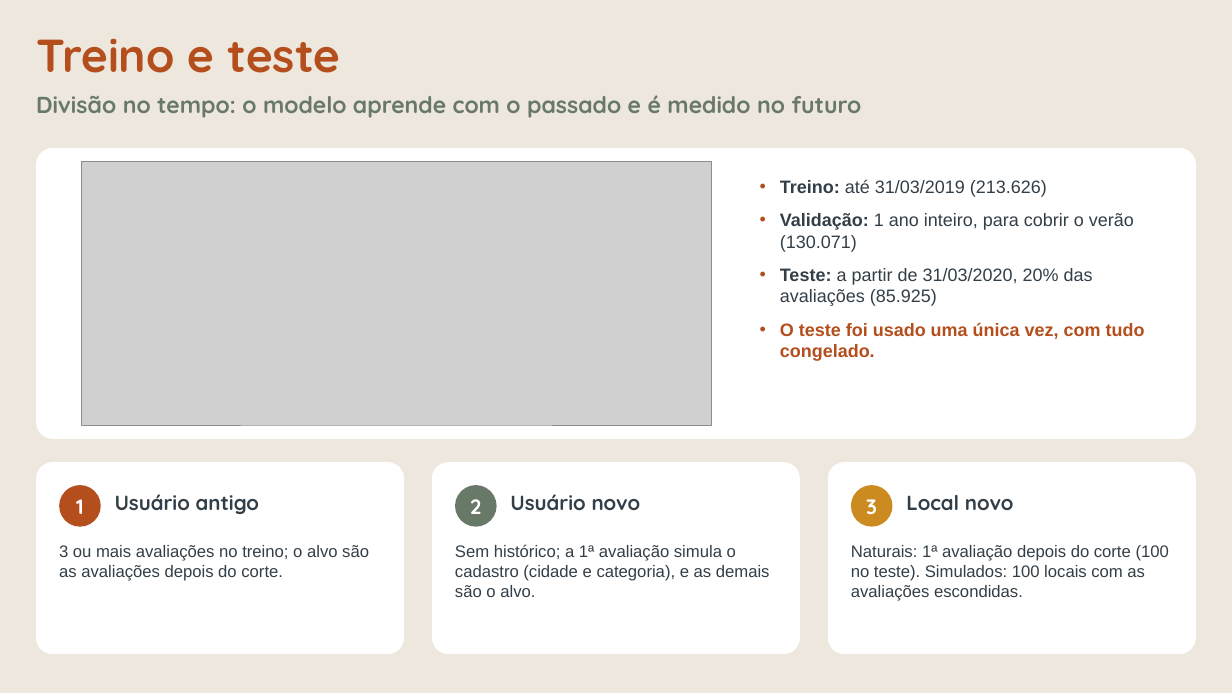
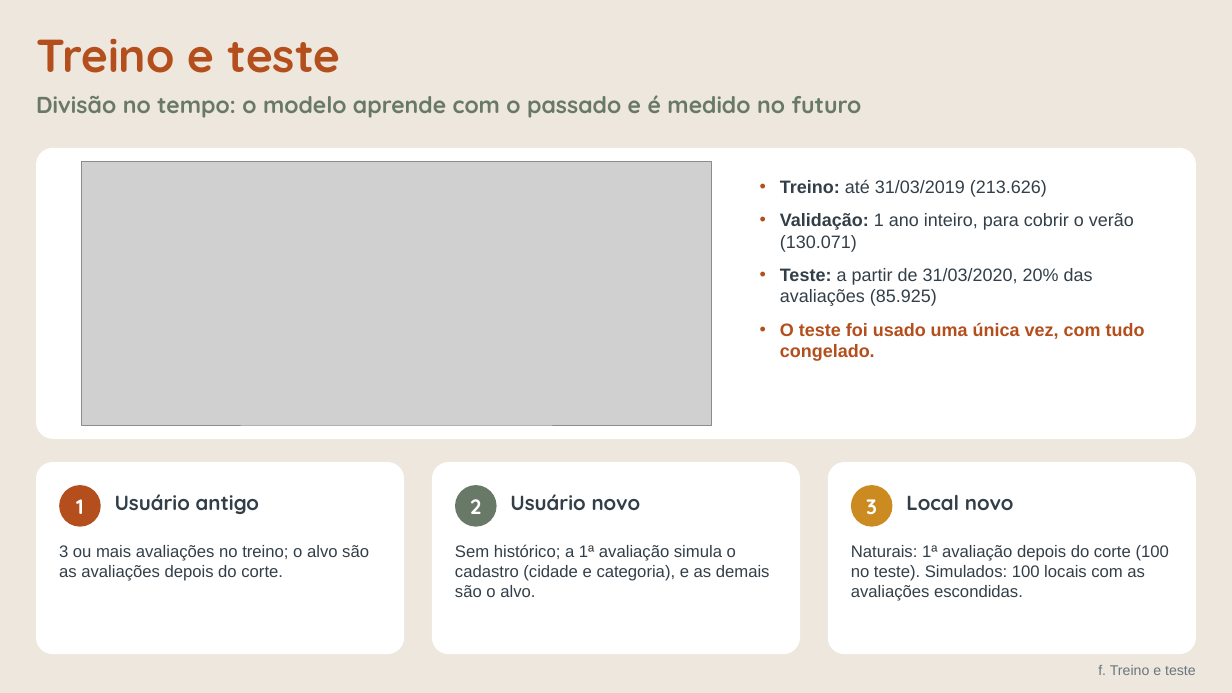
Before and after one commit to Chelughini/sistema-recomendacao-t1, a slide deck: slide 16 of apresentacao/T1_Sistema_Recomendacao.pptx (slide 10 before the commit). Drawn at 1232x693 pixels with LibreOffice and Linux fonts; fonts in the diff are those of the drawing; grey boxes stand for pictures. Boxes give left, top, right and bottom in pixels: in the first picture for what was removed or moved away, otherwise in the second. Text is boxed around its words. In the diff, an @@ line names an element or a change of style, - is before the commit and + after.

```diff
--- a/apresentacao/T1_Sistema_Recomendacao.pptx
+++ b/apresentacao/T1_Sistema_Recomendacao.pptx
@@ text added at (1098, 665, 1196, 675), 11 pt, text #6B757D @@
+f. Treino e teste
```
Also in this commit, not shown: 19 other slides changed, 9 slides added, 2 slides removed, 4 other files.
